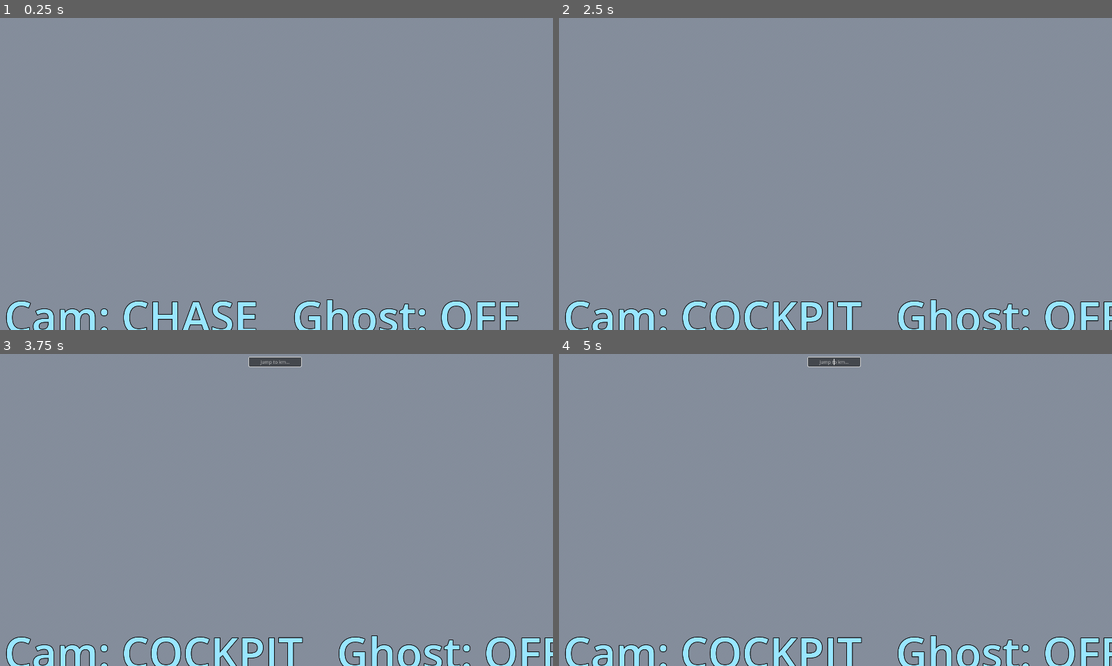
Above: before the commit, frames 1-4 (two rows, left to right).
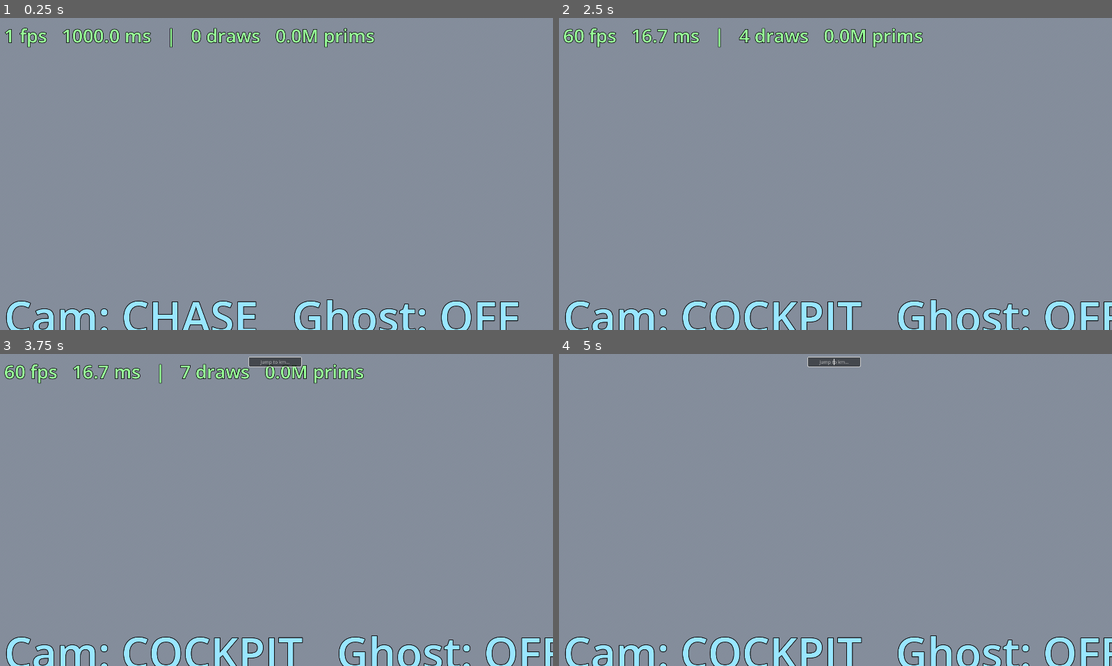
Above: after the commit, the same moments.

Repository: daruigh-wq/ride-sim-world
Game: Godot game, scene res://Main.tscn
The game is run twice, just before and just after one commit, with the same random seed, the same clock (stepped at 60 frames per second) and the same inputs.
Inputs (mouse positions are in pixels of both pictures, inside the frame that each line leads up to):
- Up to frame 1 (0.25 s): no input
- Up to frame 2 (2.5 s): move the mouse to (957, 158) at 0.52 s; hold Right 0.53-1.25 s; tap P at 0.6, 2.3 s; click (957, 158) at 0.67 s; tap Space at 0.77, 2 s; tap Enter at 1.25 s; drag from (724, 189) to (807, 236) at 1.27 s; move the mouse to (890, 105) at 2.02 s; hold Right from 2.03 s (still down); tap V at 2.1 s
- Up to frame 3 (3.75 s): release Right at 2.75 s; tap Enter at 2.75 s; drag from (248, 572) to (110, 463) at 2.77 s; tap Space at 3.5 s; move the mouse to (442, 556) at 3.52 s; hold Left from 3.53 s (still down); tap J at 3.6 s
- Up to frame 4 (5 s): tap Space at 3.77 s; tap P at 3.8 s; release Left at 4.25 s; tap Enter at 4.25 s; drag from (669, 463) to (752, 432) at 4.27 s

The runs differ from the first frame. In frame 1, 1.4% of the frame differs, in the area x 0-68%, y 3-10%; in frame 2, 1.4%; in frame 3, 1.3%; in frame 4, nothing differs.
Error before the commit: Out of bounds get index '0' (on base: 'Array') (res://Main.gd:1753)
Error after the commit: Out of bounds get index '0' (on base: 'Array') (res://Main.gd:1767)

Commit message:
World: add fps / frame-time / draw-call perf overlay (toggle: P)
Top-left readout of fps, frame time (ms), draw calls and primitive count for
sizing worlds and comparing render cost across hardware. Throttled ~4 Hz.

Co-Authored-By: Claude Opus 4.8 <noreply@anthropic.com>

Diff:
--- a/godot/Main.gd
+++ b/godot/Main.gd
@@ -98,6 +98,7 @@
 										 # load; densifies coarse OSM-routed paths. 0 = off
 @export var route_smooth: int = 3        # centerline moving-average radius (pts);
 										 # smooths GPS jitter / stop-light loops. 0 = off
+@export var show_perf: bool = true       # top-left fps / frame-time / draw-call readout (toggle: P)
 @export var show_minimap: bool = true    # north-up route map overlay (toggle: M)
 @export var minimap_size: int = 480      # minimap square size in px
 @export var show_avatar: bool = true     # rider marker following the path
@@ -150,6 +151,8 @@
 var orbit_dist := 22.0        # camera distance from the rider (m)
 var mouse_orbiting := false   # right-button drag orbits in DRONE/FREE
 var cam_label: Label
+var perf_label: Label             # fps / frame-time / draw-call readout (P)
+var _perf_accum := 0.0            # throttle the perf text refresh (~4 Hz)
 var auto_ghost := false       # show a synthetic pace ghost when none is live (G)
 var seek_input: LineEdit      # J: type a km to jump to (test singularities)
 
@@ -1612,6 +1615,17 @@
 	cl.add_child(cam_label)
 	_update_cam_label()
 
+	# Top-left perf readout: fps / frame-time / draw calls / primitives (P toggles).
+	perf_label = Label.new()
+	perf_label.offset_left = 24.0; perf_label.offset_top = 16.0
+	perf_label.add_theme_color_override("font_color", Color(0.6, 1.0, 0.6))
+	perf_label.add_theme_color_override("font_outline_color", Color(0, 0, 0, 0.85))
+	perf_label.add_theme_constant_override("outline_size", 8)
+	perf_label.add_theme_font_size_override("font_size", 64)
+	perf_label.visible = show_perf
+	cl.add_child(perf_label)
+	_update_perf_label()
+
 	# Hidden km-jump box (J): type a distance to teleport to for artifact hunting.
 	seek_input = LineEdit.new()
 	seek_input.placeholder_text = "jump to km…"
@@ -1899,6 +1913,19 @@
 		names[cam_mode], "ON" if auto_ghost else "OFF"]
 
 
+func _update_perf_label() -> void:
+	if perf_label == null:
+		return
+	var fps := Engine.get_frames_per_second()
+	var ms := 1000.0 / maxf(fps, 1.0)
+	var draws := RenderingServer.get_rendering_info(
+		RenderingServer.RENDERING_INFO_TOTAL_DRAW_CALLS_IN_FRAME)
+	var prims := RenderingServer.get_rendering_info(
+		RenderingServer.RENDERING_INFO_TOTAL_PRIMITIVES_IN_FRAME)
+	perf_label.text = "%d fps   %.1f ms   |   %d draws   %.1fM prims" % [
+		int(round(fps)), ms, draws, float(prims) / 1000000.0]
+
+
 # Teleport to a route distance and hold there — for inspecting singularities at a
 # known km. Effective standalone; in a ride_sim-driven ride the next packet wins.
 func _seek_to_km(km: float) -> void:
@@ -1921,6 +1948,10 @@
 # --- main loop --------------------------------------------------------------
 
 func _process(delta: float) -> void:
+	_perf_accum += delta
+	if _perf_accum >= 0.25:
+		_perf_accum = 0.0
+		_update_perf_label()
 	# Held-key camera steering (DRONE/FREE): smooth orbit + zoom.
 	if cam_mode == CamMode.DRONE or cam_mode == CamMode.FREE:
 		var rs := 60.0 * delta
@@ -2047,6 +2078,10 @@
 		KEY_M:
 			if minimap_layer != null:
 				minimap_layer.visible = not minimap_layer.visible
+		KEY_P:
+			show_perf = not show_perf
+			if perf_label != null:
+				perf_label.visible = show_perf
 
 
 # --- minimap overlay --------------------------------------------------------
